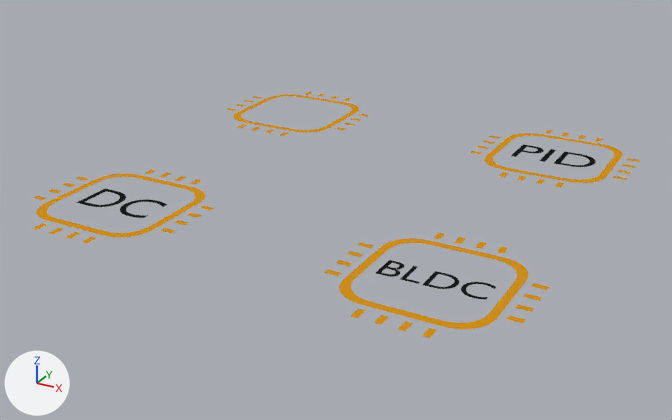
The Blender file config/resources/resources.blend, before and after one commit.
Camera for both pictures: a camera (50 mm lens) standing at (0.773, -2.916, 1.087) and looking at (-0.52, -0.565, -0.088). Every picture has the same lights, and +X, +Y and +Z are marked at lower left.

In view in the first picture: 'controller_bldc', 'controller_dc', 'controller_generic', 'controller_pid'.
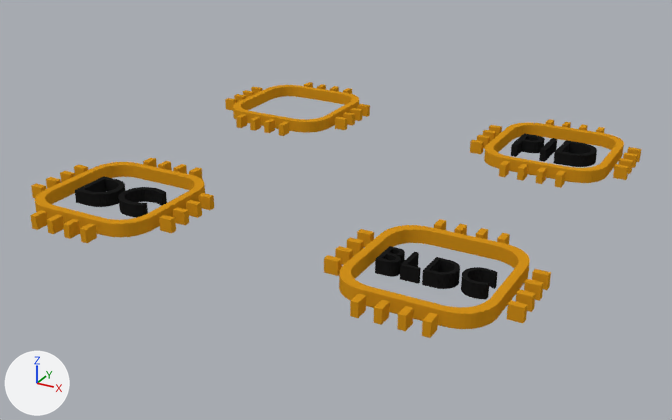
Commit message: Extrude controller meshes

Changed parts and their boxes (x1, y1, x2, y2) in the pictures (672 x 420 px):
'controller_bldc', reshaped (13% taller): before (324, 233, 549, 338); after (324, 219, 551, 338)
'controller_dc', reshaped (15% taller): before (33, 169, 214, 243); after (30, 158, 214, 243)
'controller_pid', reshaped (19% taller): before (470, 130, 640, 188); after (470, 119, 641, 188)
'controller_generic', reshaped (22% taller): before (227, 92, 370, 136); after (225, 82, 370, 136)
part 1 of me_controller_pid, added (brown): after (470, 119, 641, 188)
part 2 of me_controller_bldc, added (orange): after (324, 219, 551, 338)
part 3 of me_controller_dc, added (orange): after (30, 158, 214, 243)

The change in detail:
me_controller_pid is used by ob_controller_pid; location (0.0, 0.0, 0.0).
me_controller_pid had 293 vertices, 259 faces and spanned x -0.26..0.26, y -0.26..0.26, z 0.0.
me_controller_pid now has 586 vertices, 811 faces and spans x -0.26..0.26, y -0.26..0.26, z 0.0..0.04.
me_controller_pid part 1: 293 vertices added at x -0.26..0.26, y -0.26..0.26, z 0.04.
me_controller_bldc is used by ob_controller_bldc; location (0.0, -1.0, 0.0).
me_controller_bldc had 443 vertices, 409 faces and spanned x -0.26..0.26, y -0.26..0.26, z 0.0.
me_controller_bldc now has 886 vertices, 1261 faces and spans x -0.26..0.26, y -0.26..0.26, z 0.0..0.04.
me_controller_bldc part 2: 443 vertices added at x -0.26..0.26, y -0.26..0.26, z 0.04.
me_controller_dc is used by ob_controller_dc; location (-1.0, -1.0, 0.0).
me_controller_dc had 331 vertices, 297 faces and spanned x -0.26..0.26, y -0.26..0.26, z 0.0.
me_controller_dc now has 662 vertices, 925 faces and spans x -0.26..0.26, y -0.26..0.26, z 0.0..0.04.
me_controller_dc part 3: 331 vertices added at x -0.26..0.26, y -0.26..0.26, z 0.04.
me_controller_generic is used by ob_controller_generic; location (-1.0, 0.0, 0.0).
me_controller_generic had 179 vertices, 147 faces and spanned x -0.26..0.26, y -0.26..0.26, z 0.0.
me_controller_generic now has 358 vertices, 351 faces and spans x -0.26..0.26, y -0.26..0.26, z 0.0..0.04.
Part 4, on me_controller_generic:
147 faces are deleted.
179 new vertices lie (0.0, 0.0, 0.04) away from vertices in x -0.26..0.26, y -0.26..0.26, z 0.0.
351 new faces join them.
